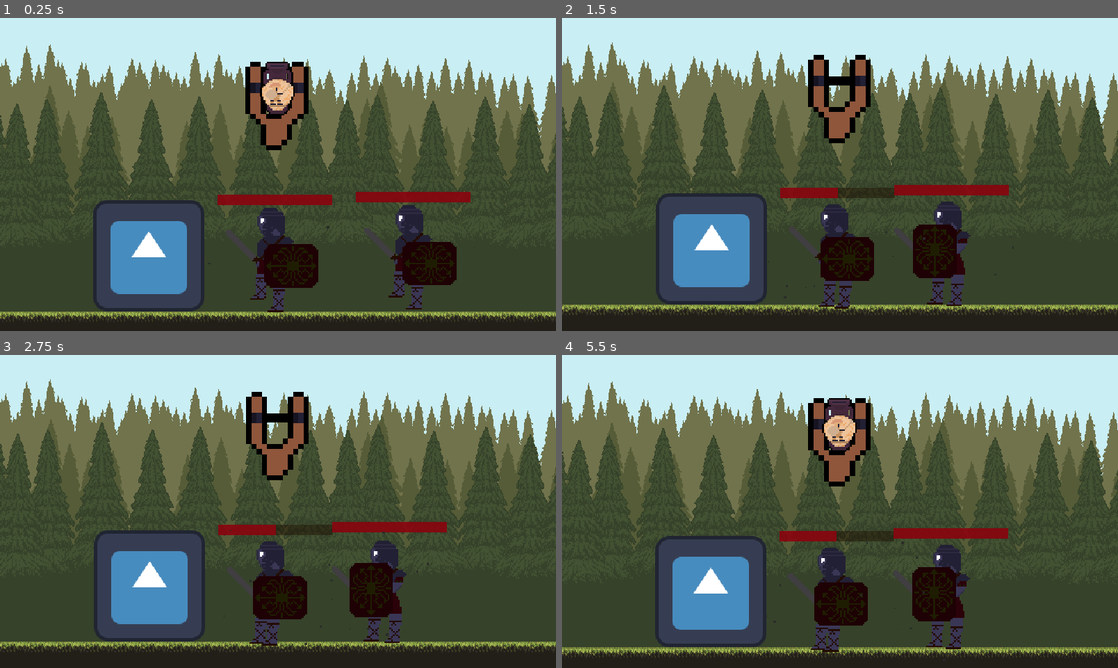
Above: before the commit, frames 1-4 (two rows, left to right).
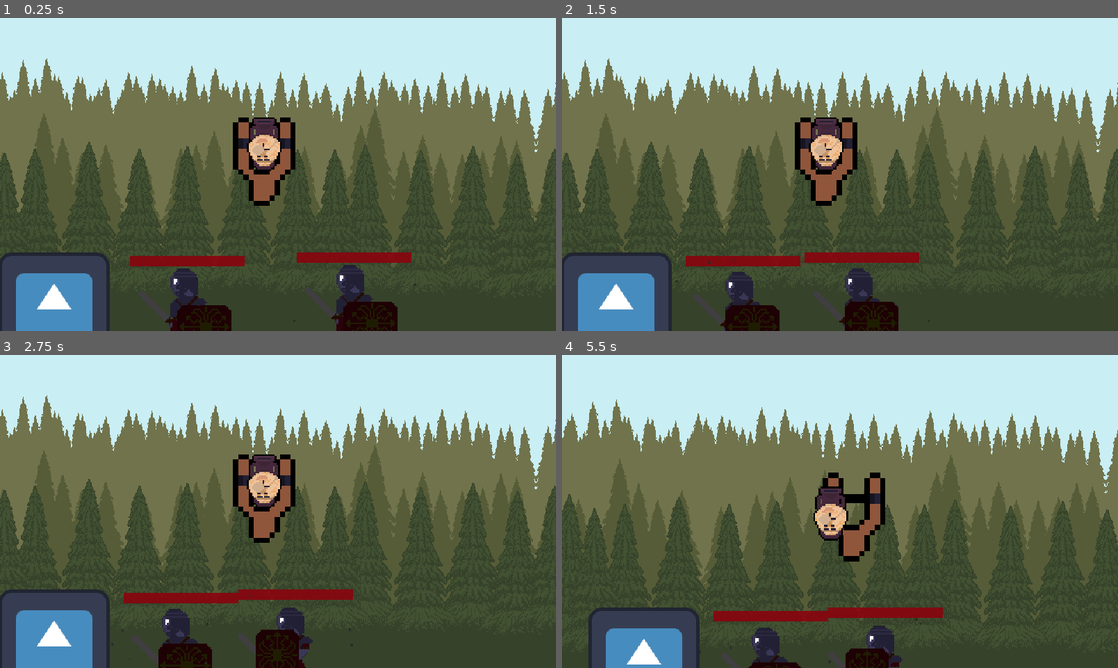
Above: after the commit, the same moments.

Repository: KasperKen/Assault-on-Archimedes
Game: Godot game, scene res://game.tscn
Two runs of this game, one before a commit and one after it. Both use one fixed random seed, a clock stepped at 60 frames per second and the inputs below. The engine's default icon, where the game draws it, is replaced by a stand-in: a white triangle on a blue panel in a dark square.
Inputs (mouse positions are in pixels of both pictures, inside the frame that each line leads up to):
- Up to frame 1 (0.25 s): no input
- Up to frame 2 (1.5 s): move the mouse to (834, 105) at 0.52 s; click (834, 105) at 0.6 s; move the mouse to (728, 190) at 1.27 s; click (728, 190) at 1.35 s
- Up to frame 3 (2.75 s): move the mouse to (333, 442) at 2.02 s; click (333, 442) at 2.1 s
- Up to frame 4 (5.5 s): move the mouse to (812, 574) at 2.77 s; click (812, 574) at 2.85 s; move the mouse to (1006, 558) at 3.52 s; click (1006, 558) at 3.6 s; move the mouse to (673, 464) at 4.27 s; click (673, 464) at 4.35 s; move the mouse to (867, 511) at 5.02 s; click (867, 511) at 5.1 s

The runs differ from the first frame. In frame 1, 45% of the frame differs, in the area x 0-100%, y 8-100%; in frame 2, 47%; in frame 3, 47%; in frame 4, 48%.

Commit message:
Added Sfx files.

Diff:
--- /dev/null
+++ b/components/sfx_component/SfxComponent.gd
@@ -0,0 +1,23 @@
+extends Node
+
+
+var current_player : AudioStreamPlayer
+
+
+# Called when the node enters the scene tree for the first time.
+func _ready():
+	pass # Replace with function body.
+
+
+# Called every frame. 'delta' is the elapsed time since the previous frame.
+func _process(delta):
+	pass
+
+func get_player():
+	for i in get_children():
+		if not i.playing: return i
+
+func play_sfx(sfx):
+	var player = get_player()
+	player.stream = sfx
+	player.play()
--- /dev/null
+++ b/components/sfx_component/sfx_component.tscn
@@ -0,0 +1,41 @@
+[gd_scene load_steps=3 format=3 uid="uid://rqujydc4cdq5"]
+
+[ext_resource type="Script" path="res://components/sfx_component/SfxComponent.gd" id="1_hrm0f"]
+[ext_resource type="AudioStream" uid="uid://r02bycrkscw7" path="res://assets/sfx/slingshot.wav" id="2_4j8wy"]
+
+[node name="SfxComponent" type="Node"]
+script = ExtResource("1_hrm0f")
+
+[node name="sfx1" type="AudioStreamPlayer" parent="."]
+unique_name_in_owner = true
+stream = ExtResource("2_4j8wy")
+pitch_scale = 0.78
+
+[node name="sfx2" type="AudioStreamPlayer" parent="."]
+unique_name_in_owner = true
+stream = ExtResource("2_4j8wy")
+pitch_scale = 0.78
+
+[node name="sfx3" type="AudioStreamPlayer" parent="."]
+stream = ExtResource("2_4j8wy")
+pitch_scale = 0.78
+
+[node name="sfx4" type="AudioStreamPlayer" parent="."]
+stream = ExtResource("2_4j8wy")
+pitch_scale = 0.78
+
+[node name="sfx5" type="AudioStreamPlayer" parent="."]
+stream = ExtResource("2_4j8wy")
+pitch_scale = 0.78
+
+[node name="sfx6" type="AudioStreamPlayer" parent="."]
+stream = ExtResource("2_4j8wy")
+pitch_scale = 0.78
+
+[node name="sfx7" type="AudioStreamPlayer" parent="."]
+stream = ExtResource("2_4j8wy")
+pitch_scale = 0.78
+
+[node name="sfx8" type="AudioStreamPlayer" parent="."]
+stream = ExtResource("2_4j8wy")
+pitch_scale = 0.78
--- a/game.tscn
+++ b/game.tscn
@@ -15,23 +15,27 @@
 [node name="Map" parent="Level" instance=ExtResource("1_q8p1b")]
 
 [node name="ShadowOfRome" parent="Level" instance=ExtResource("4_tr8ev")]
-position = Vector2(1002, -30)
+position = Vector2(178, -24)
 
 [node name="AudioStreamPlayer" type="AudioStreamPlayer" parent="Level"]
 stream = ExtResource("9_32orb")
+autoplay = true
 
 [node name="CharacterBody2D" type="CharacterBody2D" parent="." groups=["Player"]]
 
 [node name="Icon" type="Sprite2D" parent="CharacterBody2D"]
-position = Vector2(118, -36)
+position = Vector2(24, -38)
 texture = ExtResource("4_wlnkl")
 
 [node name="CollisionShape2D" type="CollisionShape2D" parent="CharacterBody2D"]
-position = Vector2(130, -39)
+position = Vector2(37, -39)
 shape = SubResource("RectangleShape2D_v056o")
 
 [node name="ShadowOfRome" parent="." instance=ExtResource("4_tr8ev")]
-position = Vector2(255, -32)
+position = Vector2(370, -28)
 
 [node name="ShadowOfRome2" parent="." instance=ExtResource("4_tr8ev")]
-position = Vector2(423, -35)
+position = Vector2(2855, -29)
+
+[node name="ShadowOfRome3" parent="." instance=ExtResource("4_tr8ev")]
+position = Vector2(5000, -33)
--- a/project.godot
+++ b/project.godot
@@ -19,6 +19,7 @@
 
 window/size/viewport_width=640
 window/size/viewport_height=360
+window/size/mode=3
 window/size/resizable=false
 window/size/window_width_override=1280
 window/size/window_height_override=720
--- a/scenes/maps/level1.tscn
+++ b/scenes/maps/level1.tscn
@@ -577,7 +577,7 @@
 motion_mirroring = Vector2(2044, 0)
 
 [node name="GandalfHardcoreBackgroundLayersLayer1" type="Sprite2D" parent="ParallaxBackground/ForegroundTrees"]
-position = Vector2(38, -143)
+position = Vector2(39, -148)
 texture = ExtResource("6_fgq2c")
 
 [node name="ForegroundTrees2" type="ParallaxLayer" parent="ParallaxBackground"]
@@ -589,10 +589,10 @@
 texture = ExtResource("6_fgq2c")
 
 [node name="DefaultCameraLocation" type="Marker2D" parent="."]
-position = Vector2(267, -128)
+position = Vector2(282, -191)
 
 [node name="Slingshot" parent="." instance=ExtResource("8_iljwq")]
-position = Vector2(260, -180)
+position = Vector2(260, -178)
 
 [node name="Camera" parent="." instance=ExtResource("8_qer8s")]
-position = Vector2(267, -129)
+position = Vector2(282, -191)
--- a/scenes/pot_projectile/PotProjectile.gd
+++ b/scenes/pot_projectile/PotProjectile.gd
@@ -6,6 +6,7 @@
 
 
 @export var dmg : int = 50
+
 
 # Called when the node enters the scene tree for the first time.
 func _ready():
--- a/scenes/roman_shadow/roman_shadow.gd
+++ b/scenes/roman_shadow/roman_shadow.gd
@@ -14,9 +14,11 @@
 @export var health : int = 100
 @export var speed = 3000.0
 
+
 @onready var AnimatedSprite : AnimatedSprite2D = $AnimationPlayer
 @onready var AttackTimer : Timer = $AttackTimer
-
+@onready var SfxPlayer: Node = $SfxComponent
+@onready var attack_sfx = preload("res://assets/sfx/SWIPE Blade Chop Clang 01.wav")
 
 var current_state
 
@@ -53,6 +55,7 @@
 func attack():
 	AnimatedSprite.play("attack")
 	if not current_opponent: return
+	SfxPlayer.play_sfx(attack_sfx)
 	if current_opponent.has_method("take_damage"):
 		current_opponent.take_damage(dmg)
 
--- a/scenes/roman_shadow/roman_shadow.tscn
+++ b/scenes/roman_shadow/roman_shadow.tscn
@@ -1,7 +1,8 @@
-[gd_scene load_steps=20 format=3 uid="uid://ye8htlc6tagg"]
+[gd_scene load_steps=21 format=3 uid="uid://ye8htlc6tagg"]
 
 [ext_resource type="Script" path="res://scenes/roman_shadow/roman_shadow.gd" id="1_aqns1"]
 [ext_resource type="Texture2D" uid="uid://cjo7dpg37aqst" path="res://assets/roman_shadow.png" id="1_ilb4q"]
+[ext_resource type="PackedScene" uid="uid://rqujydc4cdq5" path="res://components/sfx_component/sfx_component.tscn" id="3_tdq8k"]
 
 [sub_resource type="AtlasTexture" id="AtlasTexture_gbw5q"]
 atlas = ExtResource("1_ilb4q")
@@ -124,7 +125,7 @@
 [node name="AnimationPlayer" type="AnimatedSprite2D" parent="."]
 sprite_frames = SubResource("SpriteFrames_bccmd")
 animation = &"walk"
-frame_progress = 0.0641377
+frame_progress = 0.317887
 
 [node name="AttackArea" type="Area2D" parent="."]
 
@@ -167,6 +168,8 @@
 anim_speed_min = 45.13
 anim_speed_max = 77.58
 
+[node name="SfxComponent" parent="." instance=ExtResource("3_tdq8k")]
+
 [connection signal="body_entered" from="AttackArea" to="." method="_on_attack_area_body_entered"]
 [connection signal="body_exited" from="AttackArea" to="." method="_on_attack_area_body_exited"]
 [connection signal="timeout" from="AttackTimer" to="." method="_on_attack_timer_timeout"]
--- a/scenes/slingshot/slingshot.gd
+++ b/scenes/slingshot/slingshot.gd
@@ -18,7 +18,9 @@
 @onready var BackPoint : Marker2D = %BackPoint
 @onready var BackLine : Line2D = %BackLine
 @onready var CooldownTimer : Timer = %SlingCooldown
-@onready var SfxPlayer : AudioStreamPlayer = %SfxPlayer
+@onready var SfxPlayer : Node = $SfxComponent
+@onready var fire_sfx = preload("res://assets/sfx/DESTRUCTION Break Impact Smash Short 03.wav")
+@onready var break_sfx = preload("res://assets/sfx/DESTRUCTION Break Impact Smash Short 01.wav")
 @onready var PotProjectile = preload("res://scenes/pot_projectile/pot_projectile.tscn")
 
 
@@ -89,10 +91,9 @@
 
 func fire(projectile, velocity, distance):
 	ready_to_fire = false
-	SfxPlayer.play()
+	SfxPlayer.play_sfx(fire_sfx)
 	projectile.apply_impulse(velocity / 10 * distance)
 	projectile.throw_pot()
-
 
 
 func set_line_points(pos : Vector2):
@@ -116,4 +117,5 @@
 
 
 func _on_pot_impacted():
+	SfxPlayer.play_sfx(break_sfx)
 	current_state = SlingshotState.cooldown
--- a/scenes/slingshot/slingshot.tscn
+++ b/scenes/slingshot/slingshot.tscn
@@ -3,7 +3,7 @@
 [ext_resource type="Texture2D" uid="uid://bkdp0nf4v24lf" path="res://assets/sling.png" id="1_7jipr"]
 [ext_resource type="Script" path="res://scenes/slingshot/slingshot.gd" id="1_a5mq1"]
 [ext_resource type="PackedScene" uid="uid://dt5dkiw3sjjh4" path="res://components/drag_component/drag_component.tscn" id="2_7w3po"]
-[ext_resource type="AudioStream" uid="uid://r02bycrkscw7" path="res://assets/sfx/slingshot.wav" id="4_uk1nj"]
+[ext_resource type="PackedScene" uid="uid://rqujydc4cdq5" path="res://components/sfx_component/sfx_component.tscn" id="4_ynbdp"]
 
 [sub_resource type="CircleShape2D" id="CircleShape2D_kqn4h"]
 radius = 59.4138
@@ -54,9 +54,6 @@
 wait_time = 2.0
 one_shot = true
 
-[node name="SfxPlayer" type="AudioStreamPlayer" parent="."]
-unique_name_in_owner = true
-stream = ExtResource("4_uk1nj")
-pitch_scale = 0.78
+[node name="SfxComponent" parent="." instance=ExtResource("4_ynbdp")]
 
 [connection signal="timeout" from="SlingCooldown" to="." method="_on_sling_cooldown_timeout"]
Not shown, added: assets/sfx/DESTRUCTION Break Impact Smash Short 01.wav.import
Not shown, added: assets/sfx/DESTRUCTION Break Impact Smash Short 03.wav.import
Not shown, added: assets/sfx/SLIDER Swipe Drag Movement Short 08.wav.import
Not shown, added: assets/sfx/SQUEAK Stretch Tighten 01.wav.import
Not shown, added: assets/sfx/SWIPE Blade Chop Clang 01.wav.import
Not shown, added: assets/sfx/SWIPE Blade Chop Clang 02.wav.import
Not shown, added: assets/sfx/SWIPE Blade Chop Clang 03.wav.import
Not shown, added: assets/sfx/SWIPE Blade Slash Clang 01.wav.import
Not shown, added: assets/sfx/DESTRUCTION Break Impact Smash Short 01.wav
Not shown, added: assets/sfx/DESTRUCTION Break Impact Smash Short 03.wav
Not shown, added: assets/sfx/SLIDER Swipe Drag Movement Short 08.wav
Not shown, added: assets/sfx/SQUEAK Stretch Tighten 01.wav
(and 4 more such lines)
